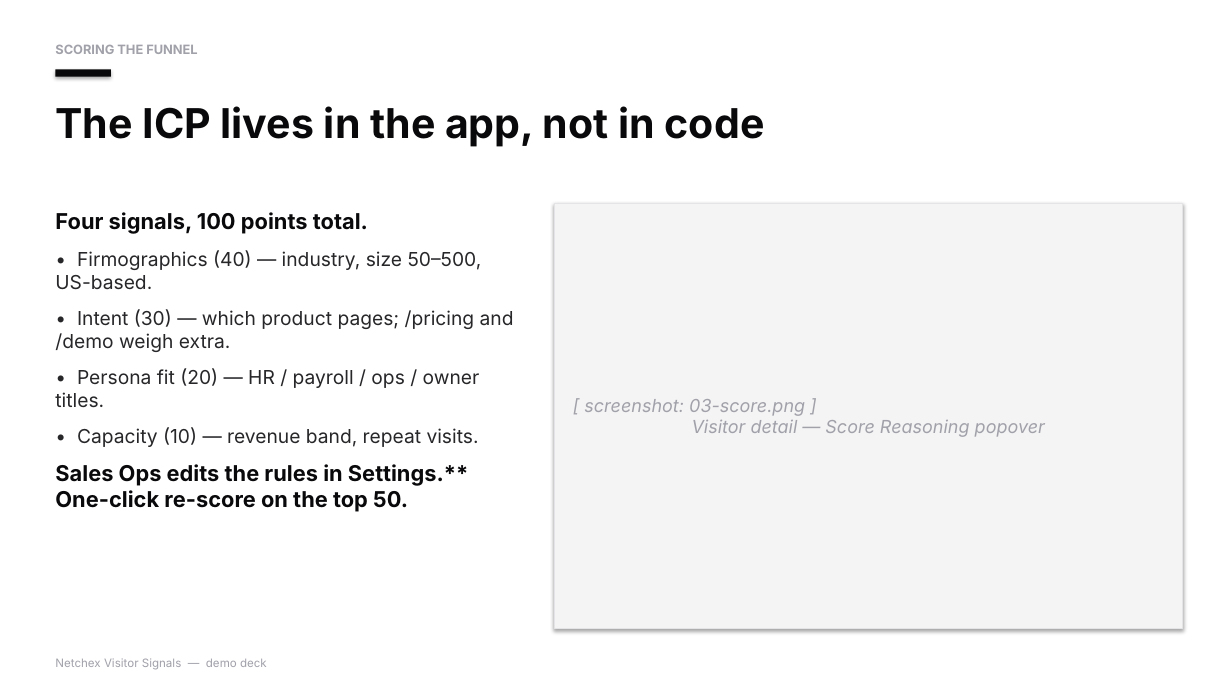
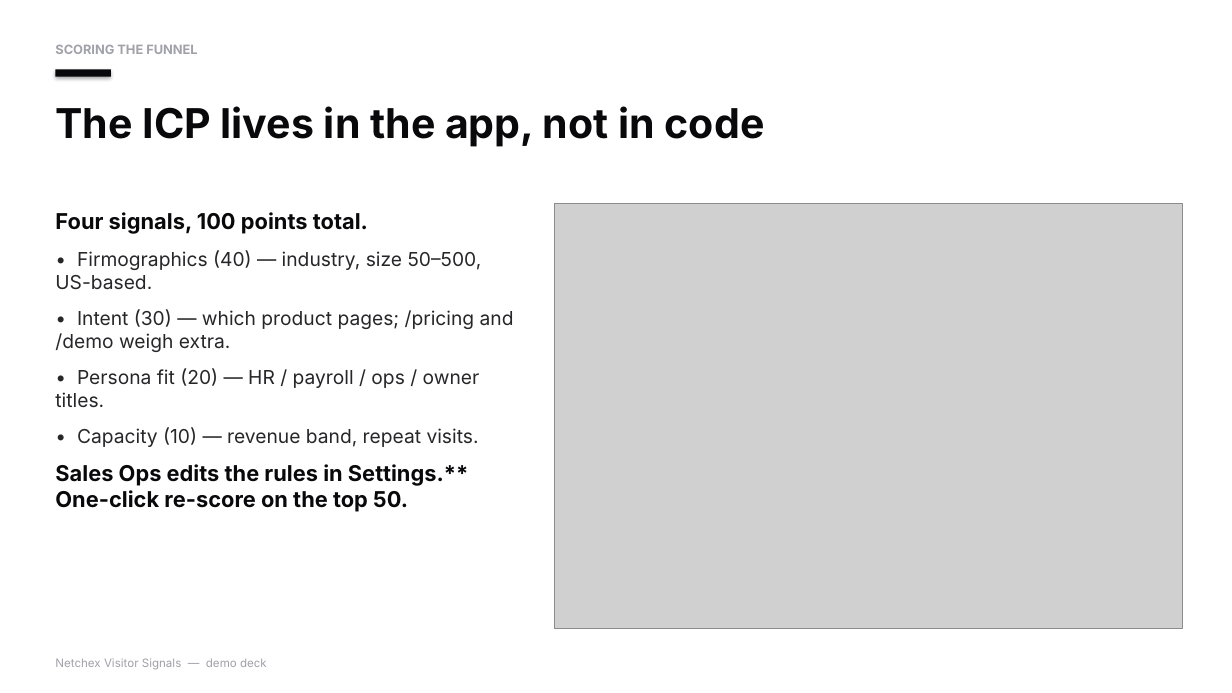
Before and after one commit to tanya-jain-netchex/visitor-signals, a slide deck: slide 4 of docs/demo-deck.pptx. Drawn at 1232x693 pixels with LibreOffice and Linux fonts; fonts in the diff are those of the drawing; grey boxes stand for pictures. Boxes give left, top, right and bottom in pixels: in the first picture for what was removed or moved away, otherwise in the second. Text is boxed around its words. In the diff, an @@ line names an element or a change of style, - is before the commit and + after.

Commit message:
Embed live screenshots into demo deck

```diff
--- a/docs/demo-deck.pptx
+++ b/docs/demo-deck.pptx
@@ rectangle removed at (555, 203, 1183, 628) @@
-[ screenshot: 03-score.png ]
-Visitor detail — Score Reasoning popover
@@ picture added at (555, 203, 1183, 628) @@
```
Also in this commit, not shown: 3 other slides changed.
